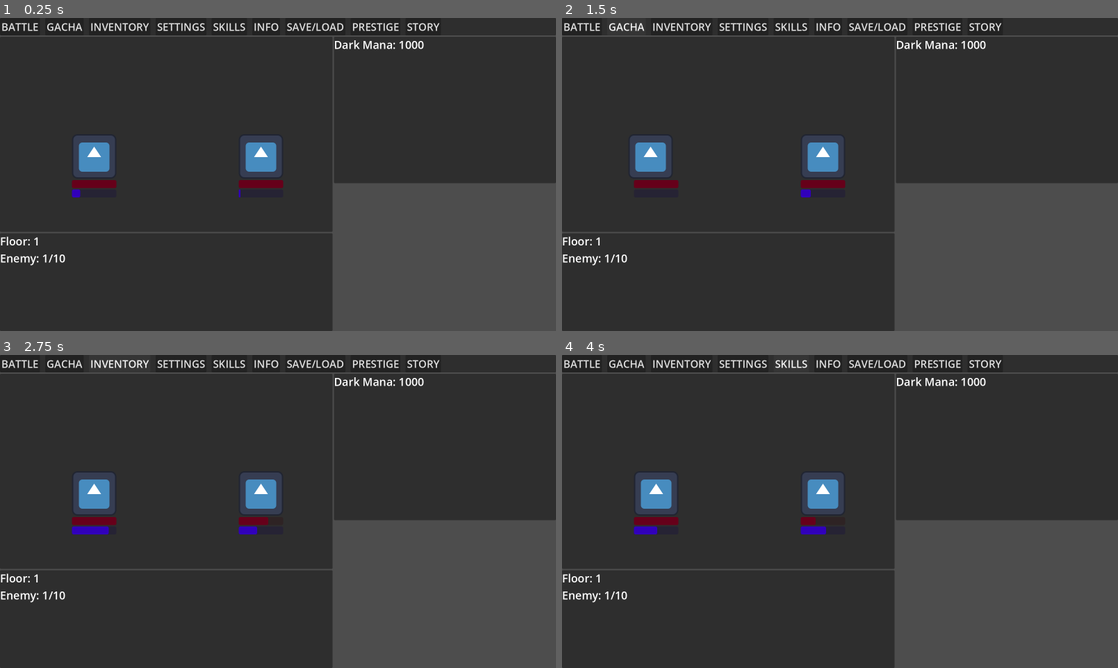
Above: before the commit, frames 1-4 (two rows, left to right).
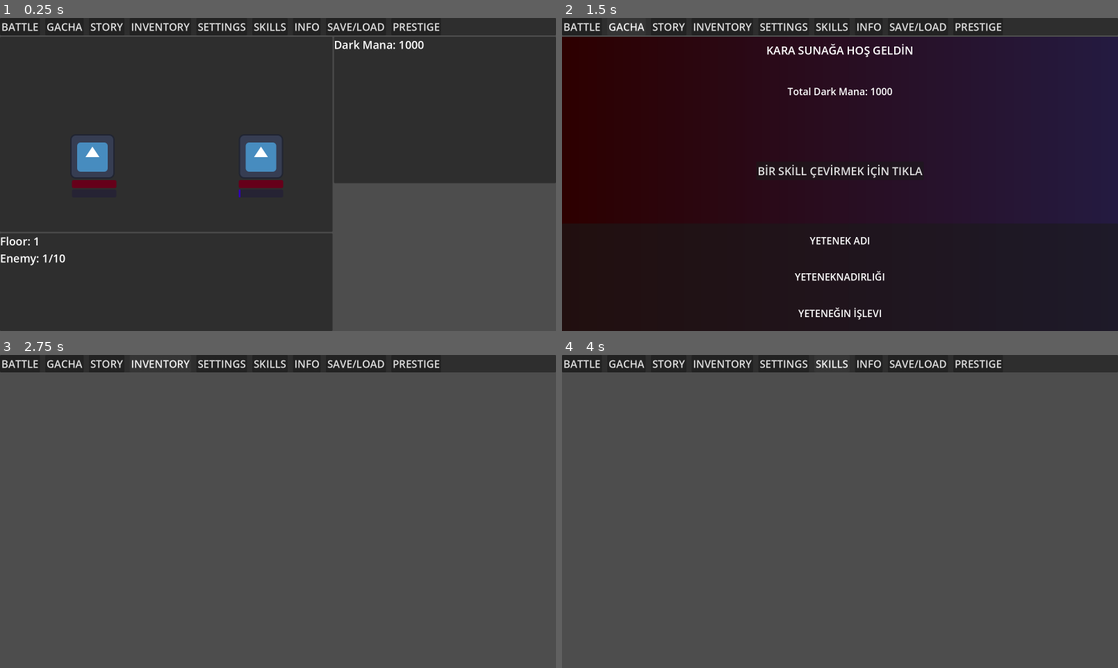
Above: after the commit, the same moments.

Repository: KeremArdaK/idling_to_cultivate
Game: Godot game, scene res://Scenes/master_scene.tscn
Same seed, same stepped clock (60 frames per second), same inputs: the game is played once before the commit and once after it. The project has no main scene, so this scene is started directly. The engine's default icon, where the game draws it, is replaced by a stand-in: a white triangle on a blue panel in a dark square.
Inputs:
- Up to frame 1 (0.25 s): no input
- Up to frame 2 (1.5 s): click "BATTLE" at 0.5 s; click "GACHA" at 1.25 s
- Up to frame 3 (2.75 s): click "INVENTORY" at 2 s
- Up to frame 4 (4 s): click "SETTINGS" at 2.75 s; click "SKILLS" at 3.5 s

The runs differ from the first frame. In frame 1, 1.2% of the frame differs, in the area x 12-79%, y 1-58%; in frame 2, 85%, in the area x 0-100%, y 1-100%; in frame 3, 74%; in frame 4, 74%.

Commit message:
Added Gacha

Diff:
--- a/Scenes/battlescene.gd
+++ b/Scenes/battlescene.gd
@@ -33,7 +33,7 @@
 	player_spot.add_child(player_entity)
 	enemy_spot.add_child(enemy_entity)
 
-	player_entity.speed = 75.0
+	player_entity.speed = 500.0
 	player_entity.max_hp = 100.0
 	player_entity.current_hp = 100.0
 
@@ -98,7 +98,7 @@
 			Globals.total_dark_mana += earned_mana
 			print("Toplam Kara Mana:", Globals.total_dark_mana, "| Kazanılan Mana:", earned_mana)
 
-			if enemies_defeated > ENEMIES_PER_FLOOR:
+			if enemies_defeated > ENEMIES_PER_FLOOR - 1:
 				Globals.current_floor += 1
 				enemies_defeated = 0
 				print("KATA HÜKMETTİN. Yeni Kat: ", Globals.current_floor)
--- /dev/null
+++ b/Scenes/gacha_scene.gd
@@ -0,0 +1,75 @@
+extends Control
+
+@onready var mana_label = $VBoxContainer/ManaLabel
+@onready var btn_roll = $VBoxContainer/Btn_Roll
+@onready var result_name = $VBoxContainer/ResultPanel/VBoxContainer/ResultName
+@onready var result_rarity = $VBoxContainer/ResultPanel/VBoxContainer/ResultRarity
+@onready var result_desc = $VBoxContainer/ResultPanel/VBoxContainer/ResultDesc
+
+var all_skills: Array[PassiveSkill] = []
+var roll_cost: int = 100
+
+func _ready() -> void:
+	load_all_skills()
+	update_ui()
+
+func load_all_skills(path: String = "res://Skills/"):
+	var dir = DirAccess.open(path)
+	if dir:
+		dir.list_dir_begin()
+		var file_name = dir.get_next()
+
+		while file_name != "":
+			# "." ve ".." klasörün kendisi ve üst klasör demektir. onları es geçtik
+			if dir.current_is_dir() and file_name != "." and file_name != "..":
+				#yani eğer bu bir klasör ise:
+				load_all_skills(path + file_name + "/")
+
+			#eğer dosyaysa yani yetenek dosyaları ise
+			elif file_name.ends_with(".tres") or file_name.ends_with(".remap"):
+				var clean_name = file_name.replace(".remap", "")
+				var resource = load(path + clean_name) as PassiveSkill
+				if resource:
+					all_skills.append(resource)
+
+			file_name = dir.get_next()
+		#eğer en dışarıdaki klasördeysek yani arama bittiyse
+		if path == "res://Skills/":
+			print(all_skills.size(), " adet yetenek alt klasörler de dahil başarıyla sunağa yüklendi.")
+func update_ui():
+	mana_label.text = "Total Dark Mana: " + str(Globals.total_dark_mana)
+	btn_roll.disabled = Globals.total_dark_mana < roll_cost
+
+
+
+
+func _on_btn_roll_pressed() -> void:
+	if Globals.total_dark_mana >= roll_cost:
+		Globals.total_dark_mana -= roll_cost
+		update_ui()
+		perform_roll()
+
+func perform_roll():
+	var roll = randf() #0.0 ile 1.0 arasında bir sayı verecek.
+	var target_rarity: PassiveSkill.Rarity
+
+	if roll <= 0.01: #%1 ihtimal ile legendary
+		target_rarity = PassiveSkill.Rarity.LEGENDARY
+	elif roll <= 0.06: #%5 ihtimal (%1 legendary'ye, %5 epic'e.)
+		target_rarity = PassiveSkill.Rarity.EPIC
+	elif roll <= 0.31: #25 ihtimal ile rare (%6 öncekilere, %25 buraya.)
+		target_rarity = PassiveSkill.Rarity.RARE
+	else:
+		target_rarity = PassiveSkill.Rarity.COMMON
+
+	var possible_skills = all_skills.filter(func(s): return s.rarity == target_rarity)
+
+	if possible_skills.size() > 0:
+		var pulled_skill = possible_skills.pick_random()
+		show_result(pulled_skill)
+
+func show_result(skill: PassiveSkill):
+	result_name.text = skill.skill_name
+	var rarity_texts = ["COMMON","RARE","EPIC","LEGENDARY"]
+	result_rarity.text = rarity_texts[skill.rarity]
+	result_desc.text = skill.description
--- /dev/null
+++ b/Scenes/master_scene.gd
@@ -0,0 +1,54 @@
+extends Control
+
+@onready var content_area = $MainVBox/MarginContainer
+@onready var gacha_scene = $MainVBox/MarginContainer/GachaScene
+@onready var battle_scene = $MainVBox/MarginContainer/BattleScene
+@onready var inv_scene = $MainVBox/MarginContainer/InventoryScene
+@onready var settings_scene = $MainVBox/MarginContainer/SettingsScene
+@onready var skills_scene = $MainVBox/MarginContainer/SkillsScene
+@onready var info_scene = $MainVBox/MarginContainer/InfoScene
+@onready var saveload_scene = $MainVBox/MarginContainer/SaveLoadScene
+@onready var prestige_scene = $MainVBox/MarginContainer/PrestigeScene
+@onready var story_scene = $MainVBox/MarginContainer/StoryScene
+
+func _ready() -> void:
+	switch_tab(battle_scene) #battle scene ile başlat
+
+func _on_btn_battle_pressed() -> void:
+	switch_tab(battle_scene)
+
+func switch_tab(tab_to_show: Control) -> void:
+	for child in content_area.get_children():
+		child.visible = false
+	tab_to_show.visible = true
+
+
+func _on_btn_gacha_pressed() -> void:
+	switch_tab(gacha_scene)
+
+func _on_btn_inv_pressed() -> void:
+	switch_tab(inv_scene)
+
+
+func _on_btn_settings_pressed() -> void:
+	switch_tab(settings_scene)
+
+
+func _on_btn_skills_pressed() -> void:
+	switch_tab(skills_scene)
+
+
+func _on_btn_info_pressed() -> void:
+	switch_tab(info_scene)
+
+
+func _on_btn_save_load_pressed() -> void:
+	switch_tab(saveload_scene)
+
+
+func _on_btn_prestige_pressed() -> void:
+	switch_tab(prestige_scene)
+
+
+func _on_btn_story_pressed() -> void:
+	switch_tab(story_scene)
--- a/Scenes/master_scene.tscn
+++ b/Scenes/master_scene.tscn
@@ -1,6 +1,8 @@
 [gd_scene format=3 uid="uid://bjs2lhi1xm34d"]
 
 [ext_resource type="PackedScene" uid="uid://bt1sw4td63udd" path="res://Scenes/battlescene.tscn" id="1_hytem"]
+[ext_resource type="Script" uid="uid://ccr3thq6of6cp" path="res://Scenes/master_scene.gd" id="1_mgffv"]
+[ext_resource type="Script" uid="uid://dedkek3ovemvp" path="res://Scenes/gacha_scene.gd" id="2_gv00e"]
 
 [sub_resource type="Gradient" id="Gradient_hytem"]
 colors = PackedColorArray(0.1764706, 0, 0, 1, 0.1418224, 0.103072874, 0.2530087, 1)
@@ -15,6 +17,7 @@
 anchor_bottom = 1.0
 grow_horizontal = 2
 grow_vertical = 2
+script = ExtResource("1_mgffv")
 
 [node name="MainVBox" type="VBoxContainer" parent="." unique_id=338501794]
 layout_mode = 1
@@ -42,6 +45,11 @@
 theme_override_font_sizes/font_size = 30
 text = "GACHA"
 
+[node name="Btn_Story" type="Button" parent="MainVBox/PanelContainer/TopNavBar" unique_id=1936245877]
+layout_mode = 2
+theme_override_font_sizes/font_size = 30
+text = "STORY"
+
 [node name="Btn_Inv" type="Button" parent="MainVBox/PanelContainer/TopNavBar" unique_id=583540087]
 layout_mode = 2
 theme_override_font_sizes/font_size = 30
@@ -72,11 +80,6 @@
 theme_override_font_sizes/font_size = 30
 text = "PRESTIGE"
 
-[node name="Btn_Story" type="Button" parent="MainVBox/PanelContainer/TopNavBar" unique_id=1936245877]
-layout_mode = 2
-theme_override_font_sizes/font_size = 30
-text = "STORY"
-
 [node name="MarginContainer" type="MarginContainer" parent="MainVBox" unique_id=1934168225]
 layout_mode = 2
 size_flags_vertical = 3
@@ -85,8 +88,8 @@
 layout_mode = 2
 
 [node name="GachaScene" type="Control" parent="MainVBox/MarginContainer" unique_id=1230620265]
-visible = false
-layout_mode = 2
+layout_mode = 2
+script = ExtResource("2_gv00e")
 
 [node name="TextureRect" type="TextureRect" parent="MainVBox/MarginContainer/GachaScene" unique_id=1597007662]
 layout_mode = 1
@@ -162,4 +165,36 @@
 horizontal_alignment = 1
 uppercase = true
 
+[node name="InventoryScene" type="Control" parent="MainVBox/MarginContainer" unique_id=1915585480]
+layout_mode = 2
+
+[node name="SettingsScene" type="Control" parent="MainVBox/MarginContainer" unique_id=1998132190]
+layout_mode = 2
+
+[node name="SkillsScene" type="Control" parent="MainVBox/MarginContainer" unique_id=1294019828]
+layout_mode = 2
+
+[node name="InfoScene" type="Control" parent="MainVBox/MarginContainer" unique_id=2080260933]
+layout_mode = 2
+
+[node name="SaveLoadScene" type="Control" parent="MainVBox/MarginContainer" unique_id=1811301216]
+layout_mode = 2
+
+[node name="PrestigeScene" type="Control" parent="MainVBox/MarginContainer" unique_id=679963085]
+layout_mode = 2
+
+[node name="StoryScene" type="Control" parent="MainVBox/MarginContainer" unique_id=2081972965]
+layout_mode = 2
+
+[connection signal="pressed" from="MainVBox/PanelContainer/TopNavBar/Btn_Battle" to="." method="_on_btn_battle_pressed"]
+[connection signal="pressed" from="MainVBox/PanelContainer/TopNavBar/Btn_Gacha" to="." method="_on_btn_gacha_pressed"]
+[connection signal="pressed" from="MainVBox/PanelContainer/TopNavBar/Btn_Story" to="." method="_on_btn_story_pressed"]
+[connection signal="pressed" from="MainVBox/PanelContainer/TopNavBar/Btn_Inv" to="." method="_on_btn_inv_pressed"]
+[connection signal="pressed" from="MainVBox/PanelContainer/TopNavBar/Btn_Settings" to="." method="_on_btn_settings_pressed"]
+[connection signal="pressed" from="MainVBox/PanelContainer/TopNavBar/Btn_Skills" to="." method="_on_btn_skills_pressed"]
+[connection signal="pressed" from="MainVBox/PanelContainer/TopNavBar/Btn_Info" to="." method="_on_btn_info_pressed"]
+[connection signal="pressed" from="MainVBox/PanelContainer/TopNavBar/Btn_SaveLoad" to="." method="_on_btn_save_load_pressed"]
+[connection signal="pressed" from="MainVBox/PanelContainer/TopNavBar/Btn_Prestige" to="." method="_on_btn_prestige_pressed"]
+[connection signal="pressed" from="MainVBox/MarginContainer/GachaScene/VBoxContainer/Btn_Roll" to="MainVBox/MarginContainer/GachaScene" method="_on_btn_roll_pressed"]
+
 [editable path="MainVBox/MarginContainer/BattleScene"]
Renamed: globals.gd -> Globals/globals.gd
Renamed: globals.gd.uid -> Globals/globals.gd.uid
Not shown, added: Scenes/gacha_scene.gd.uid
Not shown, added: Scenes/master_scene.gd.uid
